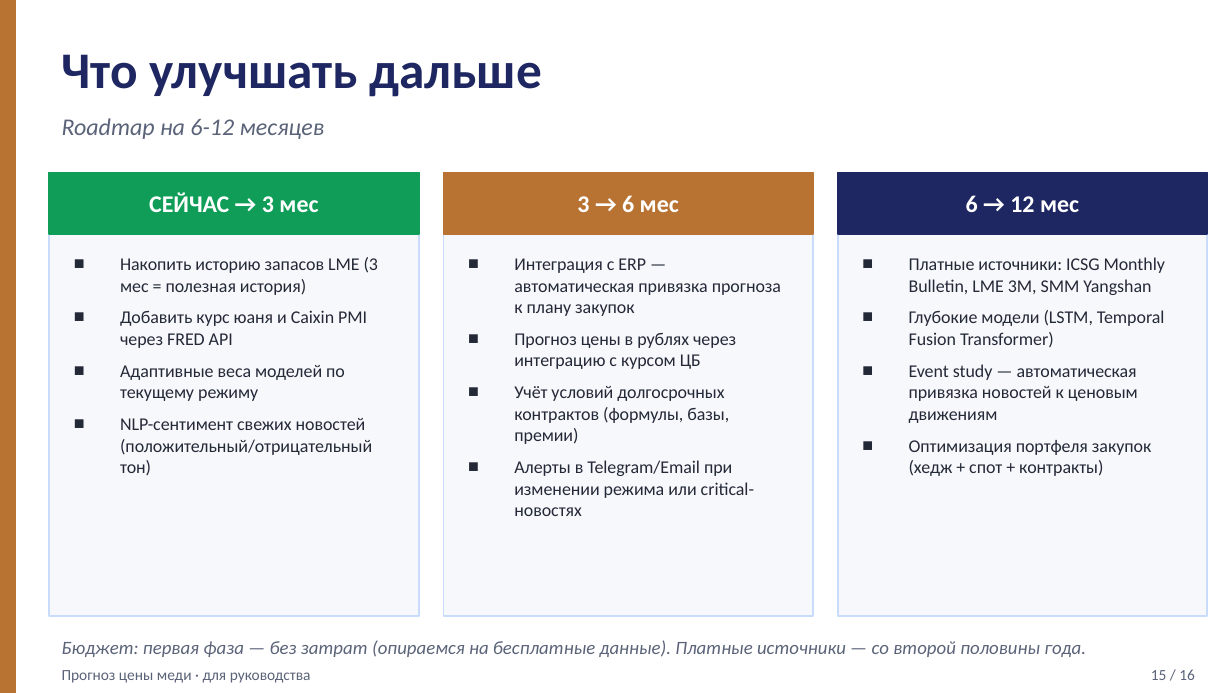
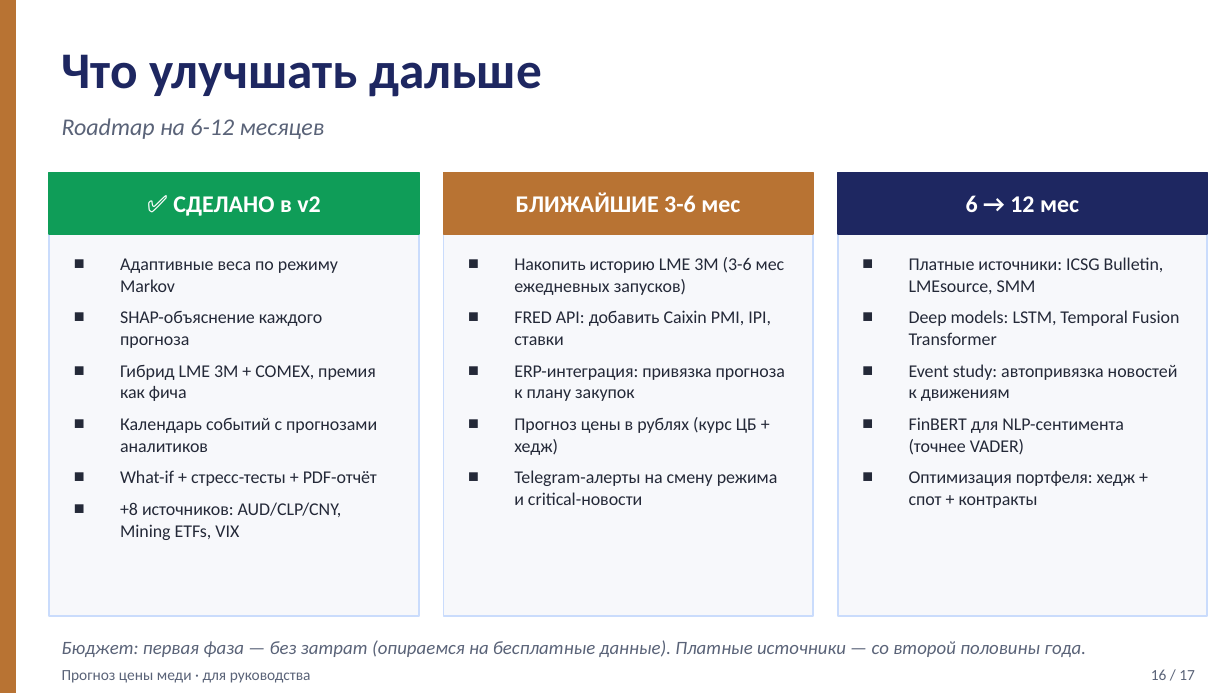
Before and after one commit to art6765/copper-forecast, a slide deck: slide 16 of presentation/Copper_Forecast_For_Director.pptx (slide 15 before the commit). Drawn at 1232x693 pixels with LibreOffice and Linux fonts; fonts in the diff are those of the drawing. Boxes give left, top, right and bottom in pixels: in the first picture for what was removed or moved away, otherwise in the second. Text is boxed around its words. In the diff, an @@ line names an element or a change of style, - is before the commit and + after.

```diff
--- a/presentation/Copper_Forecast_For_Director.pptx
+++ b/presentation/Copper_Forecast_For_Director.pptx
@@ text at (173,196,320,216): text changed @@
-СЕЙЧАС → 3 мес
+✅ СДЕЛАНО в v2
@@ text at (516,192,740,212): text changed @@
-3 → 6 мес
+БЛИЖАЙШИЕ 3-6 мес
@@ text at (120,258,377,540): text changed @@
-■ Накопить историю запасов LME (3 мес = полезная история)
-■ Добавить курс юаня и Caixin PMI через FRED API
-■ Адаптивные веса моделей по текущему режиму
-■ NLP-сентимент свежих новостей (положительный/отрицательный тон)
+■ Адаптивные веса по режиму Markov
+■ SHAP-объяснение каждого прогноза
+■ Гибрид LME 3M + COMEX, премия как фича
+■ Календарь событий с прогнозами аналитиков
+■ What-if + стресс-тесты + PDF-отчёт
+■ +8 источников: AUD/CLP/CNY, Mining ETFs, VIX
@@ text at (514,257,785,505): text changed @@
-■ Интеграция с ERP — автоматическая привязка прогноза к плану закупок
-■ Прогноз цены в рублях через интеграцию с курсом ЦБ
-■ Учёт условий долгосрочных контрактов (формулы, базы, премии)
-■ Алерты в Telegram/Email при изменении режима или critical-новостях
+■ Накопить историю LME 3M (3-6 мес ежедневных запусков)
+■ FRED API: добавить Caixin PMI, IPI, ставки
+■ ERP-интеграция: привязка прогноза к плану закупок
+■ Прогноз цены в рублях (курс ЦБ + хедж)
+■ Telegram-алерты на смену режима и critical-новости
@@ text at (909,257,1179,508): text changed @@
-■ Платные источники: ICSG Monthly Bulletin, LME 3M, SMM Yangshan
-■ Глубокие модели (LSTM, Temporal Fusion Transformer)
-■ Event study — автоматическая привязка новостей к ценовым движениям
-■ Оптимизация портфеля закупок (хедж + спот + контракты)
+■ Платные источники: ICSG Bulletin, LMEsource, SMM
+■ Deep models: LSTM, Temporal Fusion Transformer
+■ Event study: автопривязка новостей к движениям
+■ FinBERT для NLP-сентимента (точнее VADER)
+■ Оптимизация портфеля: хедж + спот + контракты
@@ text at (1151,669,1195,680): text changed @@
-15 / 16
+16 / 17
```
Also in this commit, not shown: 15 other slides changed, 1 slide added, 3 other files.
